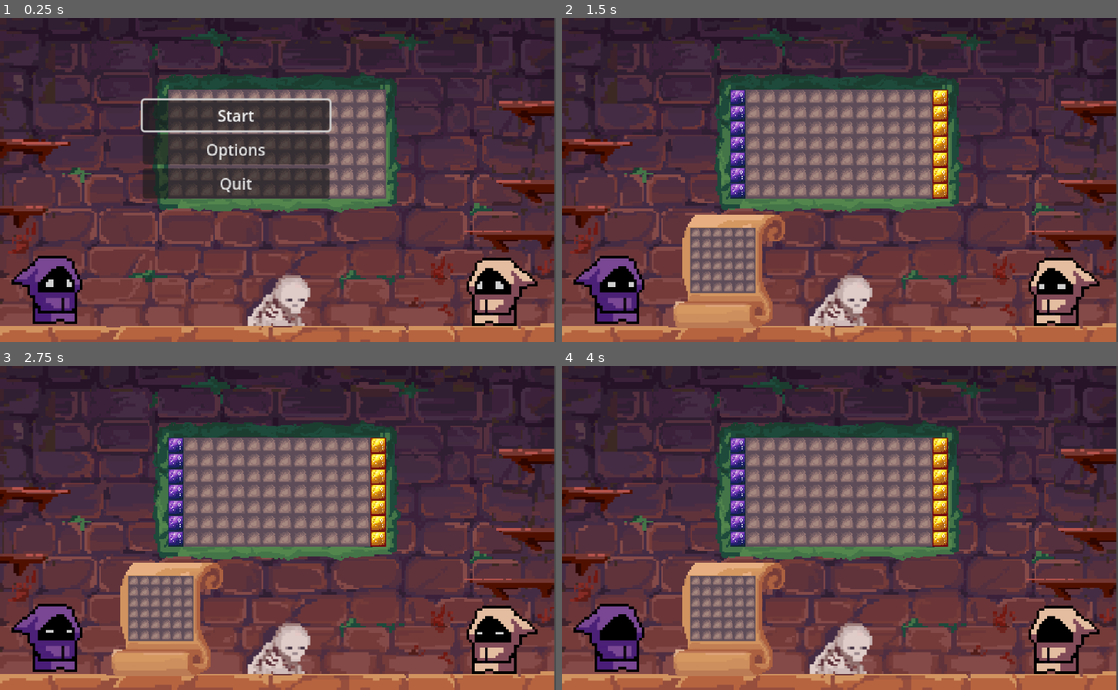
Above: before the commit, frames 1-4 (two rows, left to right).
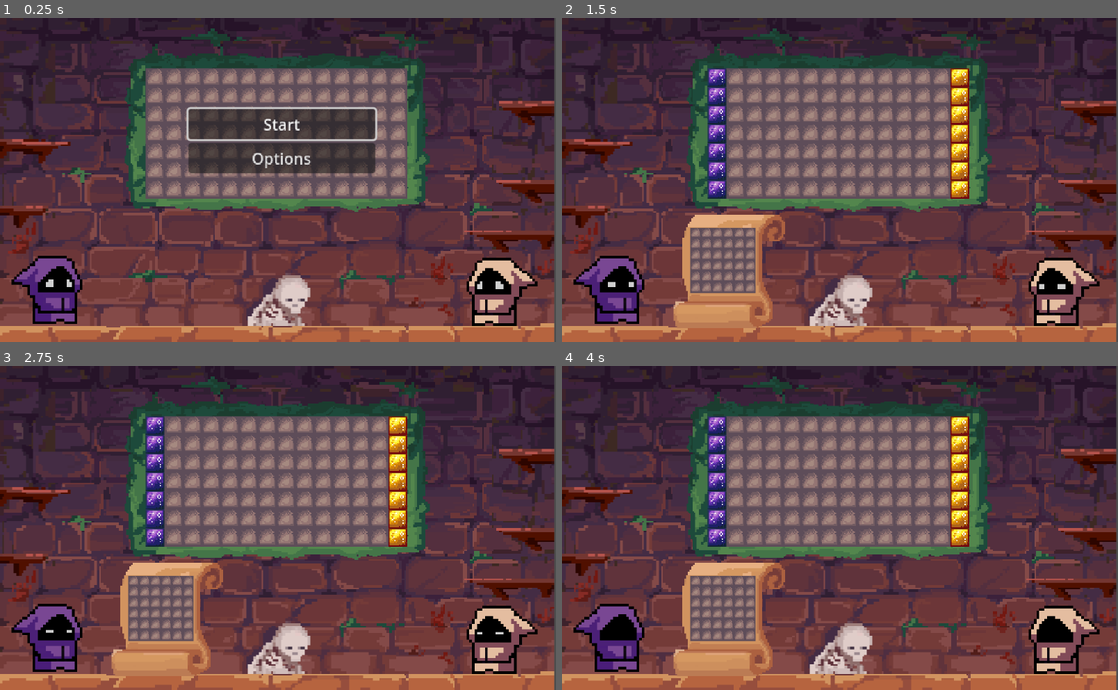
Above: after the commit, the same moments.

Repository: Coffin-Likker/tetrarcana
Game: Godot game, scene res://scenes/main.tscn
Two runs of this game, one before a commit and one after it. Both use one fixed random seed, a clock stepped at 60 frames per second and the inputs below.
Inputs (mouse positions are in pixels of both pictures, inside the frame that each line leads up to):
- Up to frame 1 (0.25 s): no input
- Up to frame 2 (1.5 s): click "Start" at 0.5 s; tap Enter (place_piece) at 1.25, 1.35 s; move the mouse to (962, 163) at 1.27 s; hold Right (ui_right) from 1.28 s (still down); click (962, 163) at 1.42 s
- Up to frame 3 (2.75 s): move the mouse to (166, 544) at 2.02 s; release Right (ui_right) at 2.03 s; hold Down (ui_down) from 2.03 s (still down); tap E (rotate_clockwise) at 2.1 s
- Up to frame 4 (4 s): move the mouse to (895, 456) at 2.77 s; release Down (ui_down) at 2.78 s; hold Right (ui_right) 2.78-3.53 s; tap Q (rotate_counterclockwise) at 2.85 s; move the mouse to (812, 592) at 3.52 s; hold Up (ui_up) from 3.53 s (still down); tap R at 3.6 s; click (812, 592) at 3.67 s

The runs differ from the first frame. In frame 1, 19% of the frame differs, in the area x 22-78%, y 10-61%; in frame 2, 18%; in frame 3, 18%; in frame 4, 18%.

Commit message:
Win banner correct instantiation
Plus hid the quit button

Diff:
--- a/scenes/main.tscn
+++ b/scenes/main.tscn
@@ -29,10 +29,10 @@
 texture = ExtResource("1_ipjdu")
 
 [node name="Moss" type="TextureRect" parent="Background"]
-offset_left = 85.0
-offset_top = 33.0
-offset_right = 485.0
-offset_bottom = 271.0
+offset_left = 40.0
+offset_top = 8.0
+offset_right = 532.0
+offset_bottom = 280.0
 scale = Vector2(1, 0.97)
 texture = ExtResource("2_ppq26")
 
@@ -40,7 +40,8 @@
 position = Vector2(-1, 0)
 
 [node name="TileMap" parent="GameManager" index="0"]
-position = Vector2(174, 74)
+position = Vector2(151, 52)
+scale = Vector2(1.2, 1.2)
 
 [node name="MovePieceSound" type="AudioStreamPlayer" parent="GameManager/TileMap" index="0"]
 stream = ExtResource("4_pt58o")
@@ -109,28 +110,37 @@
 flip_h = true
 
 [node name="MenuManager" parent="." instance=ExtResource("3_5h8my")]
-offset_left = 243.0
-offset_top = 135.0
-offset_right = 243.0
-offset_bottom = 135.0
+offset_left = 290.0
+offset_top = 127.0
+offset_right = 290.0
+offset_bottom = 127.0
+
+[node name="MainMenu" parent="MenuManager" index="1"]
+visible = true
+
+[node name="QuitToDesktop" parent="MenuManager/MainMenu/VBoxContainer" index="2"]
+visible = false
+
+[node name="GameOverMenu" parent="MenuManager" index="3"]
+visible = false
 
 [node name="VBoxContainer" parent="MenuManager/GameOverMenu" index="0"]
-offset_left = -70.0
-offset_top = 49.0
-offset_right = 122.0
-offset_bottom = 142.0
+offset_left = -100.0
+offset_top = 48.0
+offset_right = 92.0
+offset_bottom = 141.0
 
 [node name="Player_1_wins" parent="MenuManager/GameOverMenu" index="1"]
-offset_left = -219.0
-offset_top = -140.0
-offset_right = 281.0
-offset_bottom = 157.0
+offset_left = -149.0
+offset_top = -79.0
+offset_right = 146.0
+offset_bottom = 65.0
 
 [node name="Player_2_wins" parent="MenuManager/GameOverMenu" index="2"]
-offset_left = -217.0
-offset_top = -140.0
-offset_right = 283.0
-offset_bottom = 157.0
+offset_left = -151.0
+offset_top = -74.0
+offset_right = 137.0
+offset_bottom = 68.0
 
 [node name="FocusSound" type="AudioStreamPlayer" parent="MenuManager"]
 stream = ExtResource("4_pt58o")
--- a/scenes/menu-scenes/GameOverMenu.tscn
+++ b/scenes/menu-scenes/GameOverMenu.tscn
@@ -1,8 +1,8 @@
 [gd_scene load_steps=4 format=3 uid="uid://bdrku4cijohn3"]
 
 [ext_resource type="Script" path="res://scripts/menu-scripts/GameOverMenu.gd" id="1_c6jgj"]
-[ext_resource type="Texture2D" uid="uid://d3c6hn4uvqv3y" path="res://assets/finalwinner_shadow_layout.png" id="2_2qjr1"]
-[ext_resource type="Texture2D" uid="uid://cxhalqm2oyqoi" path="res://assets/finalwinner_light_layout.png" id="3_qule2"]
+[ext_resource type="Texture2D" uid="uid://cg2dxxpd64uyy" path="res://assets/finalwinner_shadowcropped.png" id="2_arktw"]
+[ext_resource type="Texture2D" uid="uid://b8df65nbk4wa4" path="res://assets/finalwinner_lightcropped.png" id="3_gjwj4"]
 
 [node name="GameOver" type="Control"]
 layout_mode = 3
@@ -42,22 +42,22 @@
 text = "Go to main menu"
 
 [node name="Player_1_wins" type="TextureRect" parent="."]
-visible = false
 layout_mode = 0
-offset_left = 976.0
-offset_top = 436.0
-offset_right = 1476.0
-offset_bottom = 733.0
-texture = ExtResource("2_2qjr1")
+offset_left = 1152.0
+offset_top = 552.0
+offset_right = 1315.0
+offset_bottom = 633.0
+texture = ExtResource("2_arktw")
+stretch_mode = 4
 
 [node name="Player_2_wins" type="TextureRect" parent="."]
-visible = false
 layout_mode = 0
-offset_left = 976.0
-offset_top = 440.0
-offset_right = 1476.0
-offset_bottom = 737.0
-texture = ExtResource("3_qule2")
+offset_left = 1152.0
+offset_top = 555.0
+offset_right = 1315.0
+offset_bottom = 633.0
+texture = ExtResource("3_gjwj4")
+stretch_mode = 4
 
 [connection signal="pressed" from="VBoxContainer/restart_button" to="." method="_on_restart_button_pressed"]
 [connection signal="pressed" from="VBoxContainer/main_menu_button" to="." method="_on_main_menu_button_pressed"]
--- a/scripts/game_manager.gd
+++ b/scripts/game_manager.gd
@@ -9,7 +9,7 @@
 var game_state: GameState
 var current_player: Player
 var turn_count: int = 0
-@export var MAX_TURNS: int = 16
+@export var MAX_TURNS: int = 2
 var winner: WinResult
 var winner_message: String
 
--- a/scripts/menu-scripts/GameOverMenu.gd
+++ b/scripts/menu-scripts/GameOverMenu.gd
@@ -15,12 +15,15 @@
 func on_game_over(winner: String):
 	winner_label.text = winner
 	if winner == "Game Over! Player 1 wins!":
+		winner_label.hide()
 		Player_1_wins.show()
 		Player_2_wins.hide()
 	elif winner == "Game Over! Player 2 wins!":
+		winner_label.hide()
 		Player_1_wins.hide()
 		Player_2_wins.show()
 	else:
+		winner_label.show()
 		Player_1_wins.hide()
 		Player_2_wins.hide()
 	# Reset the opacity and disable buttons before showing the menu
Binary file removed: assets/finalwinner_light_layout.png
Binary file added: assets/finalwinner_lightcropped.png
Not shown, changed: assets/finalwinner_lightcropped.png.import
Binary file removed: assets/finalwinner_shadow_layout.png
Binary file added: assets/finalwinner_shadowcropped.png
Not shown, changed: assets/finalwinner_shadowcropped.png.import
